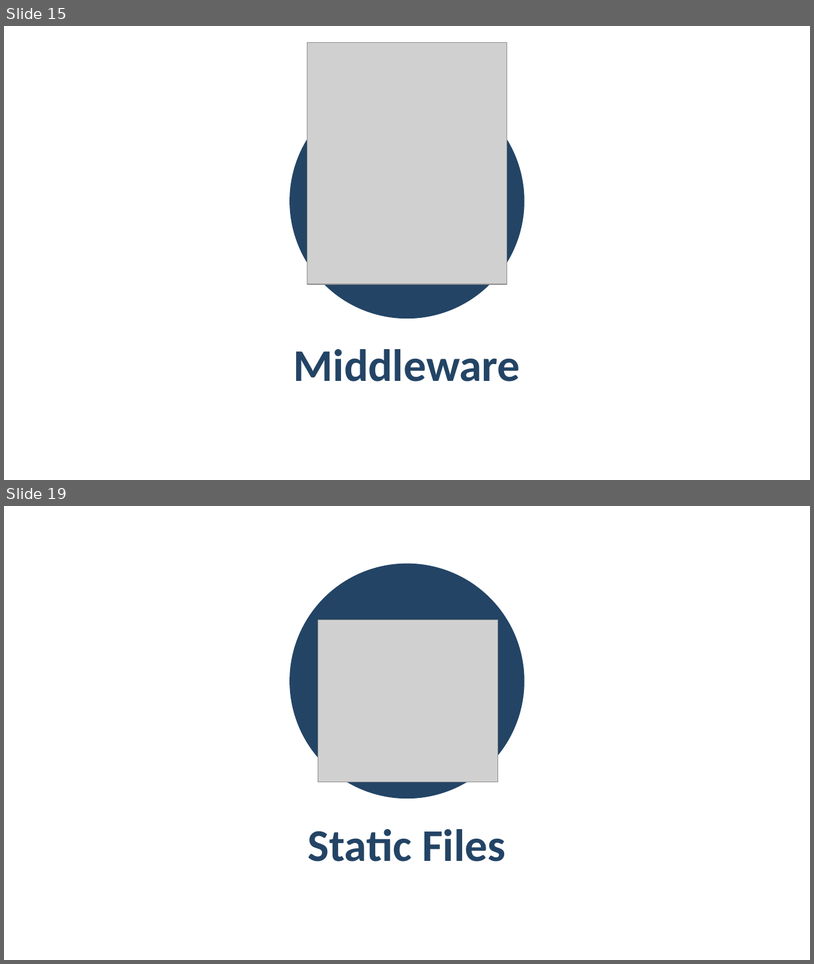
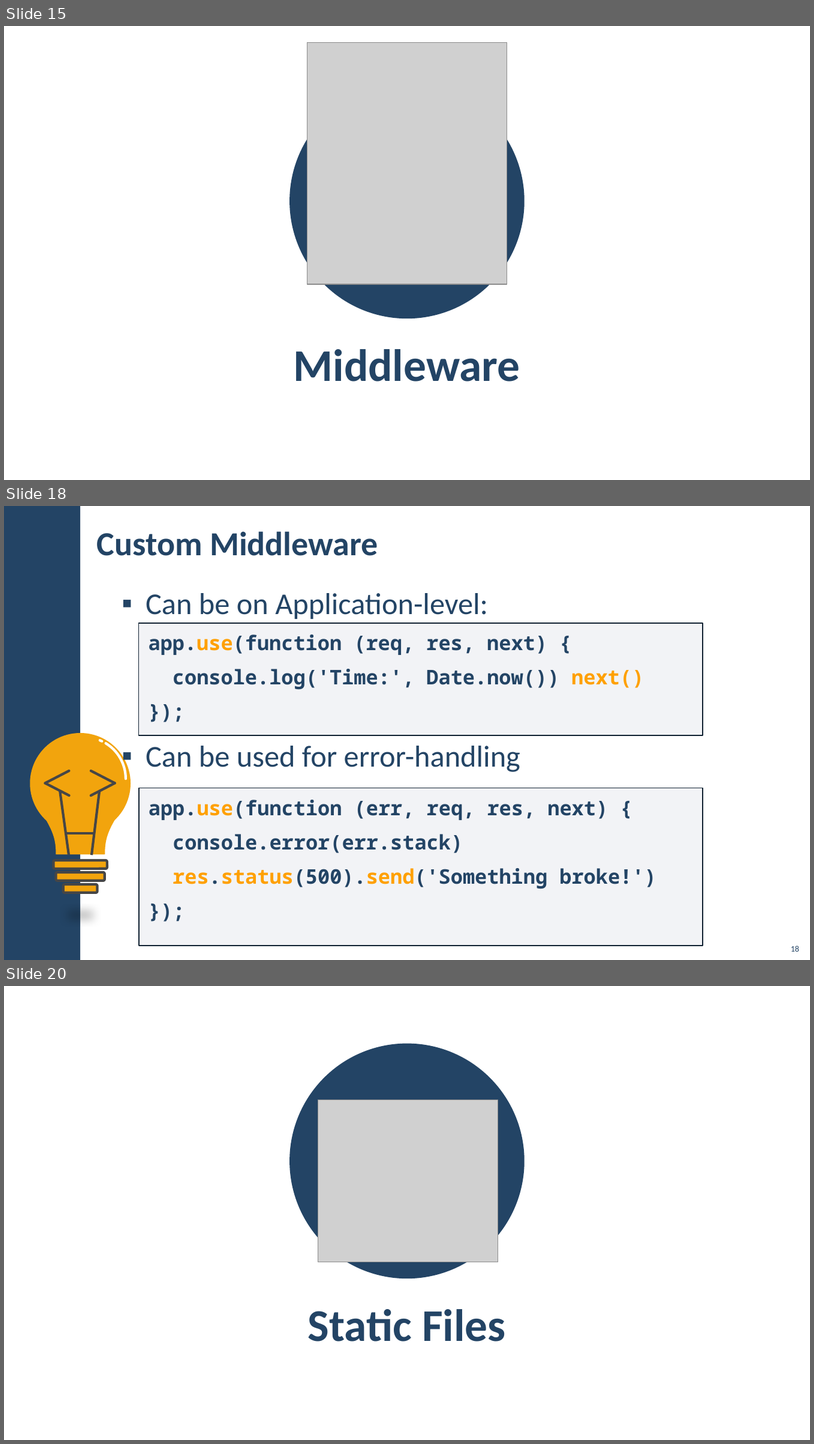
Before and after one commit to slazeRnet/JavaScript, a slide deck: JS-Back-End/03-ExpressJS and Templating/lab/03. ExpressJS-and-Templating.pptx. Shown one above the other, each under a label of ours: slides 15 and 19 before the commit, slides 15, 18 and 20 after it; the slides between them are not shown. The pictures are 814x964 and 814x1444 pixels, drawn with LibreOffice and Linux fonts; fonts in the diff are those of the drawing; grey boxes stand for pictures; background and template pictures are left out. Boxes give left, top, right and bottom in pixels: in the first picture for what was removed or moved away, otherwise in the second. Text is boxed around its words. In the diff, an @@ line names an element or a change of style, - is before the commit and + after.

```diff
--- a/JS-Back-End/03-ExpressJS and Templating/lab/03. ExpressJS-and-Templating.pptx
+++ b/JS-Back-End/03-ExpressJS and Templating/lab/03. ExpressJS-and-Templating.pptx
@@ slide 18 added at bbox=[4, 506, 810, 960], background picture (left out) @@
@@ rectangle added at bbox=[4, 506, 80, 960], fill #234465 @@
@@ title added at bbox=[97, 531, 378, 556], 40 pt, text #234465, bold @@
+Custom Middleware
@@ text added at bbox=[146, 593, 521, 772], 36 pt, text #234465 @@
+▪ Can be on Application-level:
+▪ Can be used for error-handling
@@ rectangle added at bbox=[139, 623, 704, 735], fill #ACB4C3 at 15% opacity, outline #112232 1 pt, 24 pt, text #234465, bold @@
+app.use(function (req, res, next) {
+console.log('Time:', Date.now()) next()
+});
@@ group added at bbox=[30, 733, 131, 892]: 7 lines, 3 rounded rectangles, 2 freeform shapes, 2 arc (boxed as its full ellipse)s, 1 ellipse @@
@@ rectangle added at bbox=[139, 788, 704, 945], fill #ACB4C3 at 15% opacity, outline #112232 1 pt, 24 pt, text #234465, bold @@
+app.use(function (err, req, res, next) {
+console.error(err.stack)
+res.status(500).send('Something broke!')
+});
@@ page number added at bbox=[791, 945, 800, 951], 10 pt, text #234465 @@
+18
@@ what was slide 19 is now slide 20 @@
```
Also in this commit, not shown: 19 slides changed, 13 other files.
